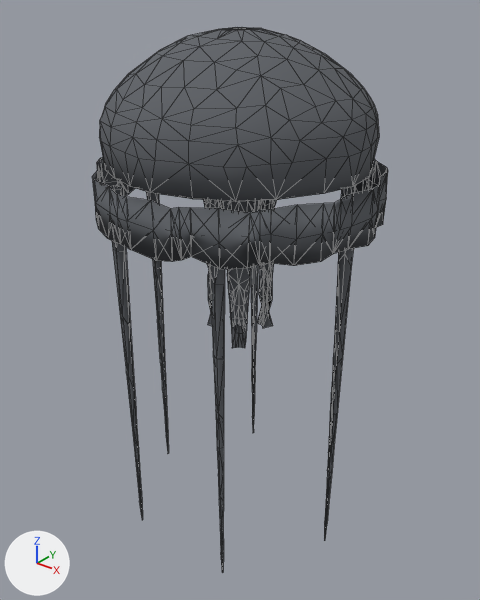
The glTF model content/art/models/choir.glb: old version first, new version second.
Rendered twice from a 50 mm camera at (1.013, -1.266, 1.47) aimed at (0.001, -0.001, 0.686). The axes (+X, +Y, +Z) are drawn at lower left. The lights are the same throughout. The older version comes first. Mesh edges are drawn as thin lines. Vertices at exactly the same position are counted once.

The scene before the commit, as lines of its bpy script (objects in view):
```python
mat_choir_0 = principled_material('choir_0')
mat_choir_0.base_color = (0.113, 0.121, 0.136)  # dark grey #5e6267
mat_choir_0.roughness = 1.0
me_choir_ghost_bell = bpy.data.meshes.new('choir_ghost_bell')
me_choir_ghost_bell.from_pydata(...)  # 580 vertices, 996 faces; spans x -0.358..0.359, y -0.359..0.359, z 0.919..1.367
me_choir_ghost_bell.materials.append(mat_choir_0)  # dark grey #5e6267
me_choir_ghost_tendrils_003 = bpy.data.meshes.new('choir_ghost_tendrils.003')
me_choir_ghost_tendrils_003.from_pydata(...)  # 598 vertices, 1094 faces; spans x -0.331..0.335, y -0.292..0.292, z 0.01..1.07
me_choir_ghost_tendrils_003.materials.append(mat_choir_0)  # dark grey #5e6267
ob_ghost_bell = bpy.data.objects.new('ghost_bell', me_choir_ghost_bell)
ob_ghost_bell.location = (0.0, 0.0, 0.0)
ob_ghost_tendrils = bpy.data.objects.new('ghost_tendrils', me_choir_ghost_tendrils_003)
ob_ghost_tendrils.location = (0.0, 0.0, 0.0)
```
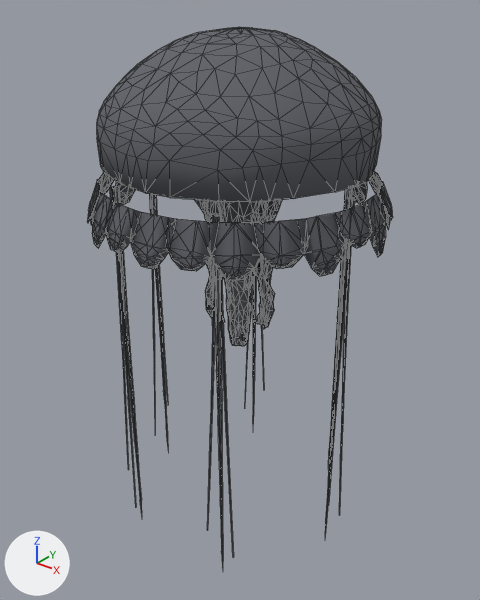
Diff of the bpy script that builds the scene:
```diff
--- a/content/art/models/choir.glb.py
+++ b/content/art/models/choir.glb.py
@@ mat_choir_0 @@
 mat_choir_0 = principled_material('choir_0')
-mat_choir_0.base_color = (0.113, 0.121, 0.136)  # dark grey #5e6267
+mat_choir_0.base_color = (0.116, 0.122, 0.138)  # dark grey #606268
 mat_choir_0.roughness = 1.0
@@ me_choir_ghost_bell @@
-me_choir_ghost_bell.from_pydata(...)  # 580 vertices, 996 faces; spans x -0.358..0.359, y -0.359..0.359, z 0.919..1.367
+me_choir_ghost_bell.from_pydata(...)  # 579 vertices, 966 faces; spans x -0.34..0.34, y -0.34..0.313, z 1.048..1.368
+# me_choir_ghost_bell part 1: the loose piece of 399 vertices spanning x -0.333..0.333, y -0.334..0.309, z 1.051..1.367 is rebuilt with 579 vertices and now spans x -0.34..0.34, y -0.34..0.313, z 1.048..1.368
+# me_choir_ghost_bell part 2: the loose piece of 181 vertices spanning x -0.358..0.359, y -0.359..0.359, z 0.919..1.058 is deleted
 me_choir_ghost_bell.materials.append(mat_choir_0)
@@ me_choir_ghost_tendrils_003 @@
-me_choir_ghost_tendrils_003.from_pydata(...)  # 598 vertices, 1094 faces; spans x -0.331..0.335, y -0.292..0.292, z 0.01..1.07
+me_choir_ghost_tendrils_003.from_pydata(...)  # 1219 vertices, 2276 faces; spans x -0.336..0.336, y -0.308..0.308, z 0.01..1.07
+# me_choir_ghost_tendrils_003 part 3: the loose piece of 106 vertices spanning x -0.097..-0.061, y -0.053..0.034, z 0.59..1.07 is rebuilt with 257 vertices and now spans x -0.108..-0.052, y -0.064..0.045, z 0.59..1.07
+# me_choir_ghost_tendrils_003 part 4: the loose piece of 106 vertices spanning x 0.009..0.087, y -0.096..-0.03, z 0.59..1.07 is rebuilt with 257 vertices and now spans x -0.006..0.104, y -0.106..-0.016, z 0.59..1.07
+# me_choir_ghost_tendrils_003 part 5: the loose piece of 106 vertices spanning x -0.01..0.073, y 0.046..0.101, z 0.59..1.07 is rebuilt with 257 vertices and now spans x -0.025..0.082, y 0.034..0.118, z 0.59..1.07
+# me_choir_ghost_tendrils_003 part 6: the loose piece of 48 vertices spanning x 0.139..0.178, y -0.292..-0.25, z 0.01..1.03 is rebuilt with 42 vertices and now spans x 0.147..0.168, y -0.282..-0.259, z 0.01..1.03
+# me_choir_ghost_tendrils_003 part 7: the loose piece of 47 vertices spanning x 0.139..0.178, y 0.25..0.292, z 0.01..1.03 is rebuilt with 42 vertices and now spans x 0.147..0.168, y 0.259..0.282, z 0.01..1.03
+# me_choir_ghost_tendrils_003 part 8: the loose piece of 47 vertices spanning x -0.331..-0.291, y -0.021..0.021, z 0.01..1.03 is rebuilt with 40 vertices and now spans x -0.323..-0.301, y -0.011..0.011, z 0.01..1.03
+# me_choir_ghost_tendrils_003 part 9: the loose piece of 46 vertices spanning x -0.174..-0.135, y -0.292..-0.25, z 0.01..1.03 is rebuilt with 41 vertices and now spans x -0.166..-0.144, y -0.282..-0.259, z 0.01..1.03
+# me_choir_ghost_tendrils_003 part 10: the loose piece of 46 vertices spanning x 0.295..0.335, y -0.021..0.021, z 0.01..1.03 is rebuilt with 43 vertices and now spans x 0.303..0.325, y -0.011..0.011, z 0.01..1.03
+# me_choir_ghost_tendrils_003 part 11: the loose piece of 46 vertices spanning x -0.174..-0.134, y 0.25..0.292, z 0.01..1.03 is rebuilt with 43 vertices and now spans x -0.166..-0.144, y 0.259..0.282, z 0.01..1.03
+# me_choir_ghost_tendrils_003 part 12: 197 vertices added at x -0.336..0.336, y -0.308..0.308, z 0.095..1.03
 me_choir_ghost_tendrils_003.materials.append(mat_choir_0)
@@ ob_ghost_frills @@
+ob_ghost_frills = bpy.data.objects.new('ghost_frills', me_choir_ghost_frills_002)  # 410 vertices, 675 faces; spans x -0.377..0.378, y -0.377..0.377, z 0.893..1.026; in mat_choir_0 (dark grey #606268)
+ob_ghost_frills.location = (0.0, 0.0, 0.0)
```

Pixel boxes [x1, y1, x2, y2] of what changed, in the pictures (480 x 600 px):
'ghost_bell', reshaped (28% shorter): before [92, 27, 388, 269]; after [97, 27, 382, 202]
'ghost_tendrils', reshaped: before [109, 185, 356, 573]; after [109, 186, 355, 571]
'ghost_frills', added: after [87, 171, 393, 280]
part 1 of me_choir_ghost_bell, rebuilt: before [99, 27, 379, 202]; after [97, 27, 382, 202]
part 2 of me_choir_ghost_bell, deleted: before [92, 157, 388, 269]
part 3 of me_choir_ghost_tendrils_003, rebuilt (48% wider): before [203, 200, 223, 326]; after [195, 200, 225, 323]
part 4 of me_choir_ghost_tendrils_003, rebuilt (26% wider): before [222, 201, 255, 348]; after [218, 202, 260, 346]
part 5 of me_choir_ghost_tendrils_003, rebuilt (45% wider): before [257, 200, 276, 328]; after [254, 200, 282, 329]
part 6 of me_choir_ghost_tendrils_003, rebuilt: before [209, 265, 225, 573]; after [211, 213, 223, 571]
part 7 of me_choir_ghost_tendrils_003, rebuilt (14% narrower): before [328, 185, 356, 452]; after [328, 188, 352, 467]
part 8 of me_choir_ghost_tendrils_003, rebuilt: before [146, 192, 169, 453]; after [151, 194, 168, 446]
part 9 of me_choir_ghost_tendrils_003, rebuilt: before [109, 185, 143, 520]; after [109, 186, 142, 513]
part 10 of me_choir_ghost_tendrils_003, rebuilt: before [324, 195, 354, 541]; after [325, 197, 355, 533]
part 11 of me_choir_ghost_tendrils_003, rebuilt: before [251, 201, 259, 433]; after [253, 270, 256, 424]
part 12 of me_choir_ghost_tendrils_003, added: after [112, 187, 354, 557]
